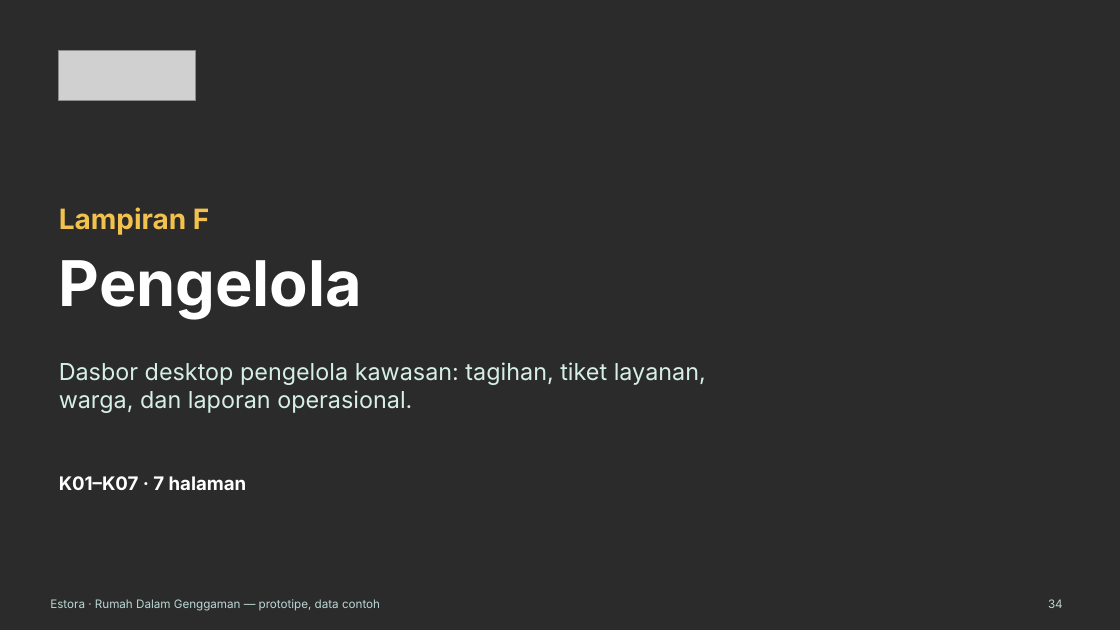
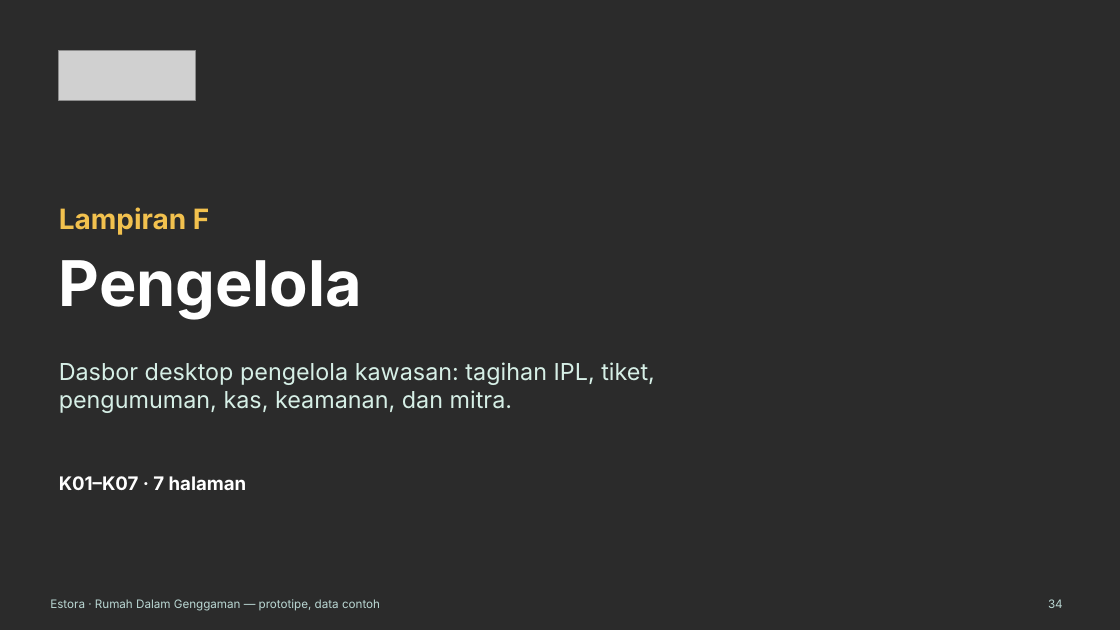
Before and after one commit to pandeyoga/dadada, a slide deck: slide 34 of reports/Estora pitch deck + lampiran prototipe.pptx. Drawn at 1120x630 pixels with LibreOffice and Linux fonts; fonts in the diff are those of the drawing; grey boxes stand for pictures; background and template pictures are left out; a plain dark background stands for a picture behind light text. Boxes give left, top, right and bottom in pixels: in the first picture for what was removed or moved away, otherwise in the second. Text is boxed around its words. In the diff, an @@ line names an element or a change of style, - is before the commit and + after.

```diff
--- a/reports/Estora pitch deck + lampiran prototipe.pptx
+++ b/reports/Estora pitch deck + lampiran prototipe.pptx
@@ text at bbox=[59, 362, 655, 413]: text changed @@
-Dasbor desktop pengelola kawasan: tagihan, tiket layanan, warga, dan laporan operasional.
+Dasbor desktop pengelola kawasan: tagihan IPL, tiket, pengumuman, kas, keamanan, dan mitra.
```
Also in this commit, not shown: 32 other slides changed, 3 other files.
